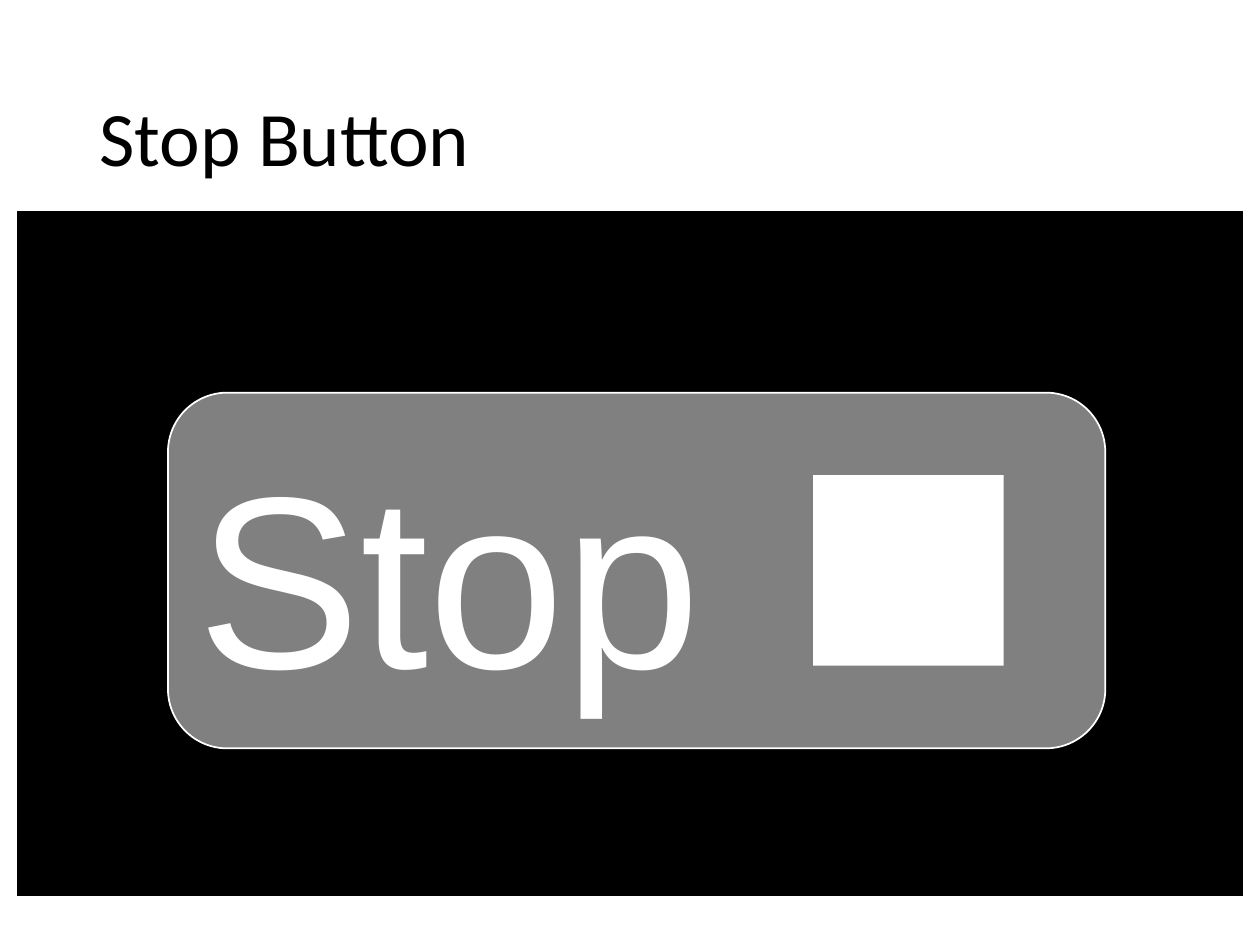
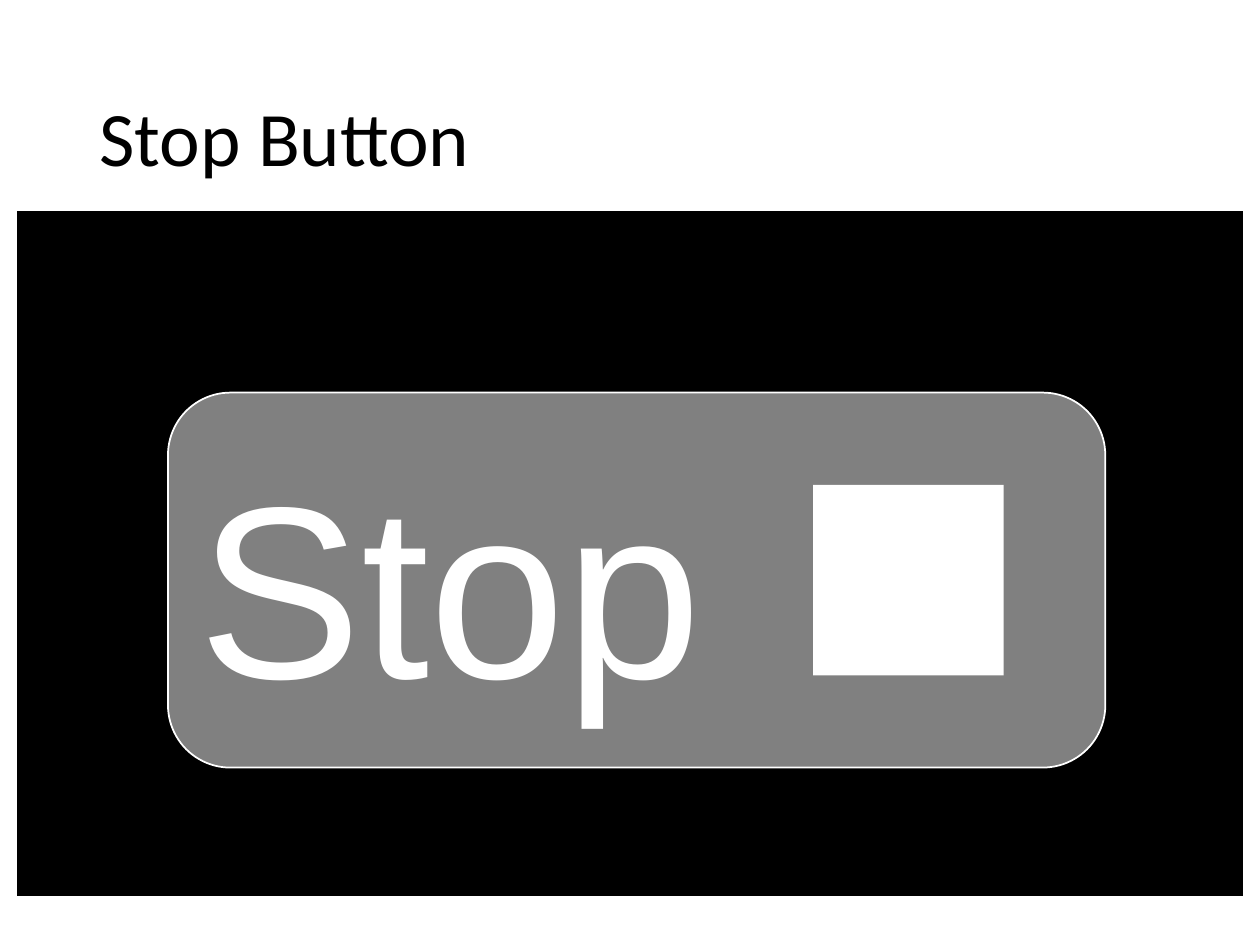
Before and after one commit to kjebb8/RF1, a slide deck: slide 4 of Assets/RF1_iOS Image Assets.pptx. Drawn at 1260x945 pixels with LibreOffice and Linux fonts; fonts in the diff are those of the drawing. Boxes give left, top, right and bottom in pixels: in the first picture for what was removed or moved away, otherwise in the second. Text is boxed around its words. In the diff, an @@ line names an element or a change of style, - is before the commit and + after.

Commit message:
Add runTimer, fix button aspect ratio, added popup for stop button

```diff
--- a/Assets/RF1_iOS Image Assets.pptx
+++ b/Assets/RF1_iOS Image Assets.pptx
@@ rounded rectangle "Stop": place and size @@
-rounded rectangle "Stop" at (168,393,1105,748)
+rounded rectangle "Stop" at (168,393,1105,769)
@@ rectangle: place and size @@
-rectangle at (813,475,1003,665)
+rectangle at (813,485,1003,675)
```
Also in this commit, not shown: 1 other slide changed, 1 slide added, 16 other files.
